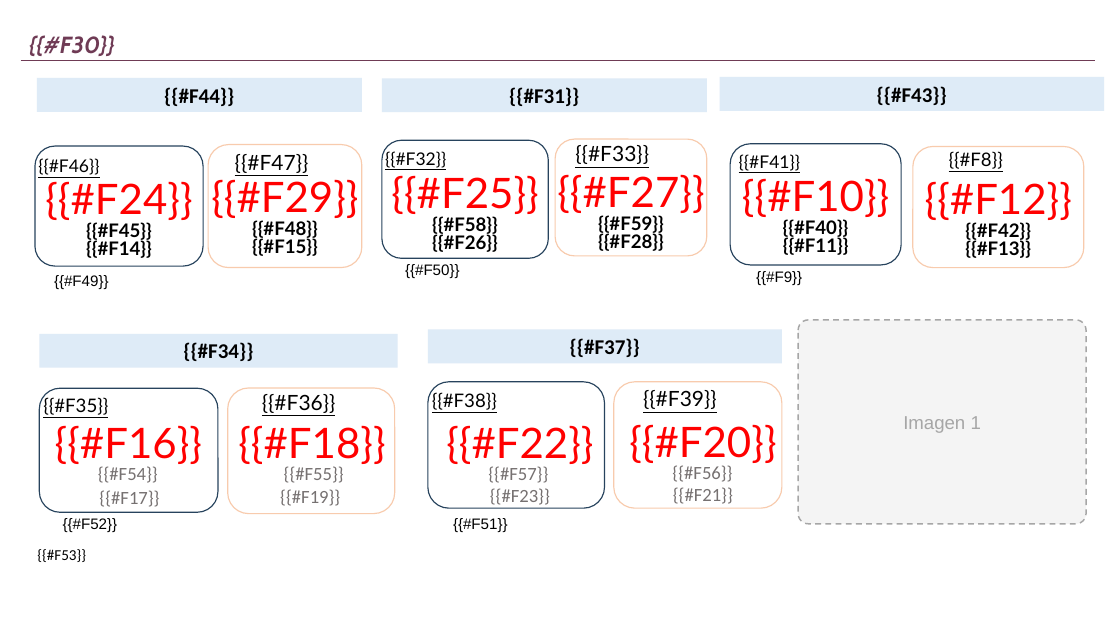
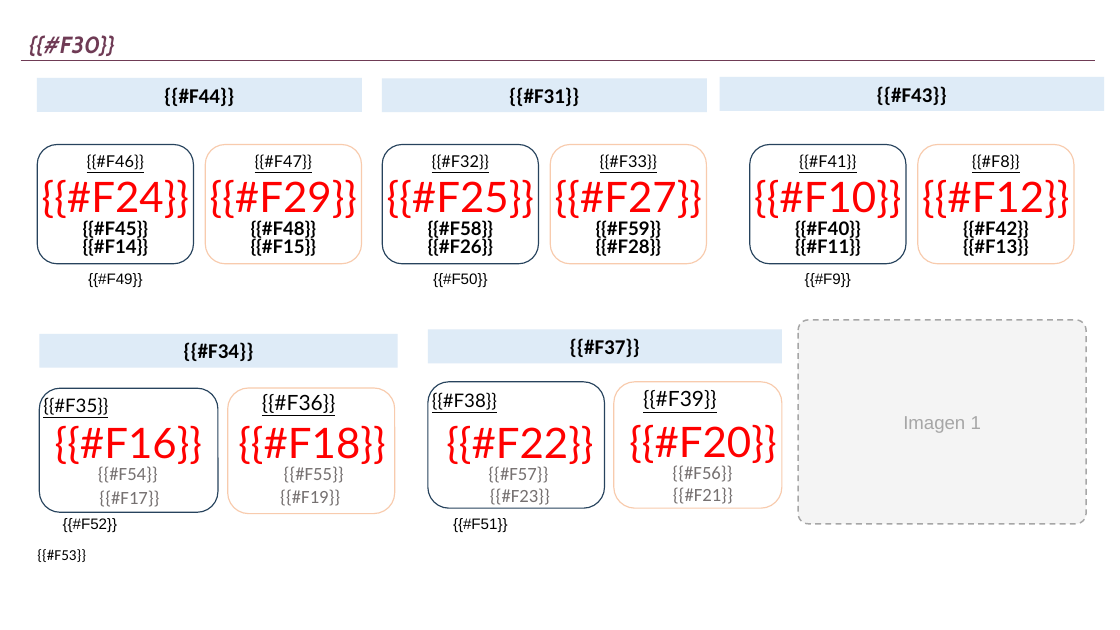
Before and after one commit to JohanCh01/flujo-cosecha, a slide deck: slide 3 of lib/plantilla_reporte.pptx. Drawn at 1120x630 pixels with LibreOffice and Linux fonts; fonts in the diff are those of the drawing. Boxes give left, top, right and bottom in pixels: in the first picture for what was removed or moved away, otherwise in the second. Text is boxed around its words. In the diff, an @@ line names an element or a change of style, - is before the commit and + after.

```diff
--- a/lib/plantilla_reporte.pptx
+++ b/lib/plantilla_reporte.pptx
@@ size 15 to 14 pt; alignment left to centre; vertical alignment top to middle in 3 elements at [799, 154, 856, 170], [432, 154, 489, 170], [87, 154, 144, 170] @@
@@ text "{{#F46}}": place and size @@
-text "{{#F46}}" at [38, 158, 99, 175]
+text "{{#F46}}" at [87, 154, 144, 170]
@@ rounded rectangle: place and size @@
-rounded rectangle at [35, 146, 203, 266]
+rounded rectangle at [37, 145, 193, 264]
@@ text "{{#F47}}": place and size @@
-text "{{#F47}}" at [235, 154, 309, 173]
+text "{{#F47}}" at [255, 154, 312, 170]
@@ text "{{#F47}}" at [255, 154, 312, 170]: size 18 to 14 pt; alignment left to centre; vertical alignment top to middle @@
@@ rounded rectangle: place and size @@
-rounded rectangle at [382, 140, 549, 259]
+rounded rectangle at [382, 145, 539, 264]
@@ text "{{#F33}}" at [600, 154, 657, 170]: size 18 to 14 pt; alignment left to centre; vertical alignment top to middle @@
@@ text "{{#F33}}": place and size @@
-text "{{#F33}}" at [575, 145, 649, 164]
+text "{{#F33}}" at [600, 154, 657, 170]
@@ rounded rectangle: place and size @@
-rounded rectangle at [555, 139, 707, 256]
+rounded rectangle at [550, 145, 707, 264]
@@ text "{{#F41}}": place and size @@
-text "{{#F41}}" at [739, 154, 800, 171]
+text "{{#F41}}" at [799, 154, 856, 170]
@@ rounded rectangle: place and size @@
-rounded rectangle at [730, 144, 902, 265]
+rounded rectangle at [750, 145, 907, 264]
@@ text "{{#F8}}": place and size @@
-text "{{#F8}}" at [949, 151, 1003, 169]
+text "{{#F8}}" at [972, 154, 1020, 170]
@@ text "{{#F8}}" at [972, 154, 1020, 170]: size 16 to 14 pt; alignment left to centre; vertical alignment top to middle @@
@@ rounded rectangle: place and size @@
-rounded rectangle at [913, 146, 1085, 267]
+rounded rectangle at [918, 145, 1075, 264]
@@ text "{{#F25}}": place and size @@
-text "{{#F25}}" at [391, 175, 538, 214]
+text "{{#F25}}" at [387, 179, 534, 218]
@@ text "{{#F27}}": place and size @@
-text "{{#F27}}" at [557, 174, 704, 213]
+text "{{#F27}}" at [555, 179, 702, 218]
@@ text "{{#F10}}": place and size @@
-text "{{#F10}}" at [742, 178, 889, 217]
+text "{{#F10}}" at [754, 179, 901, 218]
@@ text "{{#F58}}": place and size @@
-text "{{#F58}}" at [432, 216, 498, 235]
+text "{{#F58}}" at [428, 220, 494, 239]
@@ text "{{#F26}}": place and size @@
-text "{{#F26}}" at [432, 233, 498, 252]
+text "{{#F26}}" at [428, 237, 494, 256]
@@ text "{{#F59}}": place and size @@
-text "{{#F59}}" at [598, 215, 664, 234]
+text "{{#F59}}" at [596, 220, 662, 239]
@@ text "{{#F28}}": place and size @@
-text "{{#F28}}" at [598, 232, 664, 251]
+text "{{#F28}}" at [596, 237, 662, 256]
@@ text "{{#F40}}": place and size @@
-text "{{#F40}}" at [783, 219, 849, 238]
+text "{{#F40}}" at [795, 220, 861, 239]
@@ text "{{#F11}}": place and size @@
-text "{{#F11}}" at [783, 236, 849, 255]
+text "{{#F11}}" at [795, 237, 861, 256]
@@ text "{{#F49}}": place and size @@
-text "{{#F49}}" at [54, 275, 109, 289]
+text "{{#F49}}" at [88, 273, 143, 287]
@@ alignment left to centre; vertical alignment top to middle in 3 elements at [88, 273, 143, 287], [805, 273, 851, 287], [433, 273, 488, 287] @@
@@ text "{{#F50}}": place and size @@
-text "{{#F50}}" at [405, 264, 460, 278]
+text "{{#F50}}" at [433, 273, 488, 287]
```
Also in this commit, not shown: 3 other files.
